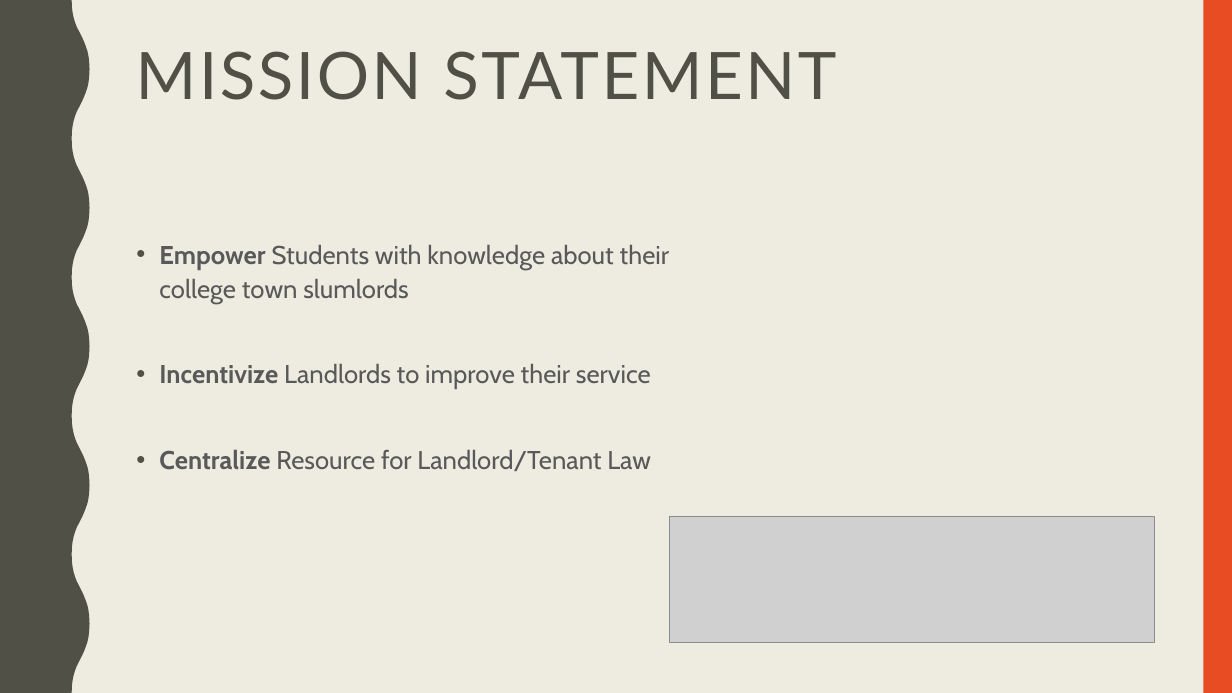
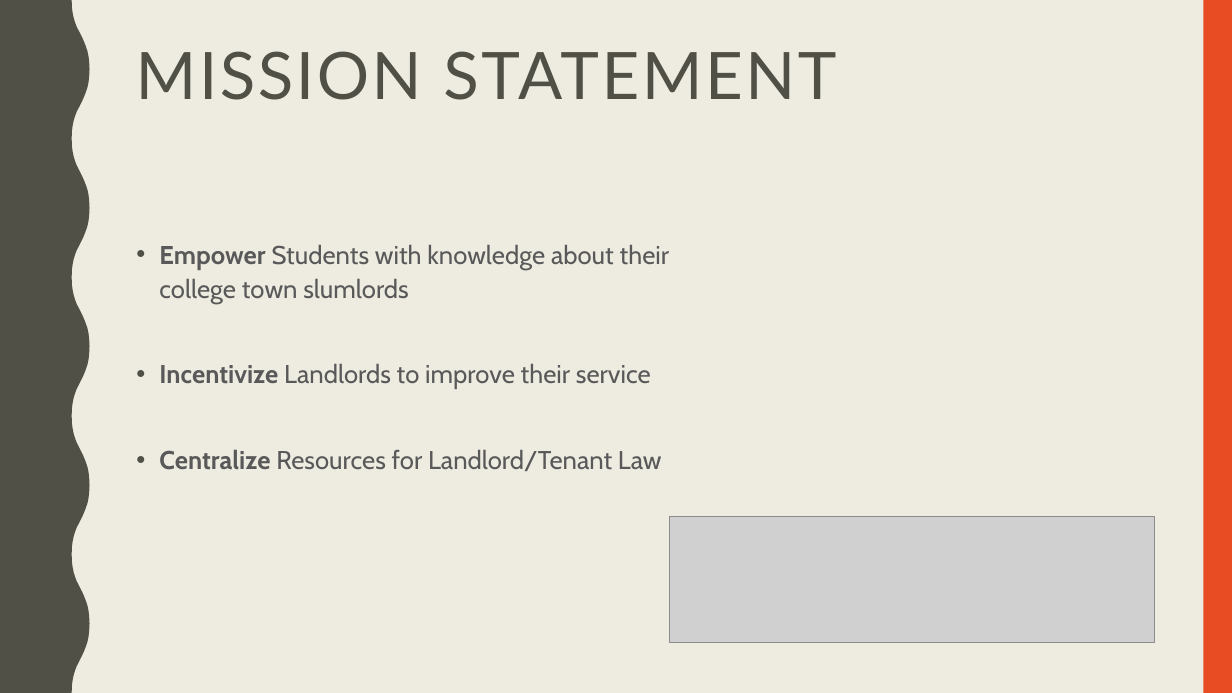
Before and after one commit to magabrin/cs1530-Rate-My-Slumlord, a slide deck: slide 4 of RateMySlumlord-FinalDemo.pptx. Drawn at 1232x693 pixels with LibreOffice and Linux fonts; fonts in the diff are those of the drawing; grey boxes stand for pictures. Boxes give left, top, right and bottom in pixels: in the first picture for what was removed or moved away, otherwise in the second. Text is boxed around its words. In the diff, an @@ line names an element or a change of style, - is before the commit and + after.

```diff
--- a/RateMySlumlord-FinalDemo.pptx
+++ b/RateMySlumlord-FinalDemo.pptx
@@ text at [159, 450, 662, 471]: text changed @@
-• Centralize Resource for Landlord/Tenant Law
+• Centralize Resources for Landlord/Tenant Law
```
Also in this commit, not shown: 2 other slides changed.
